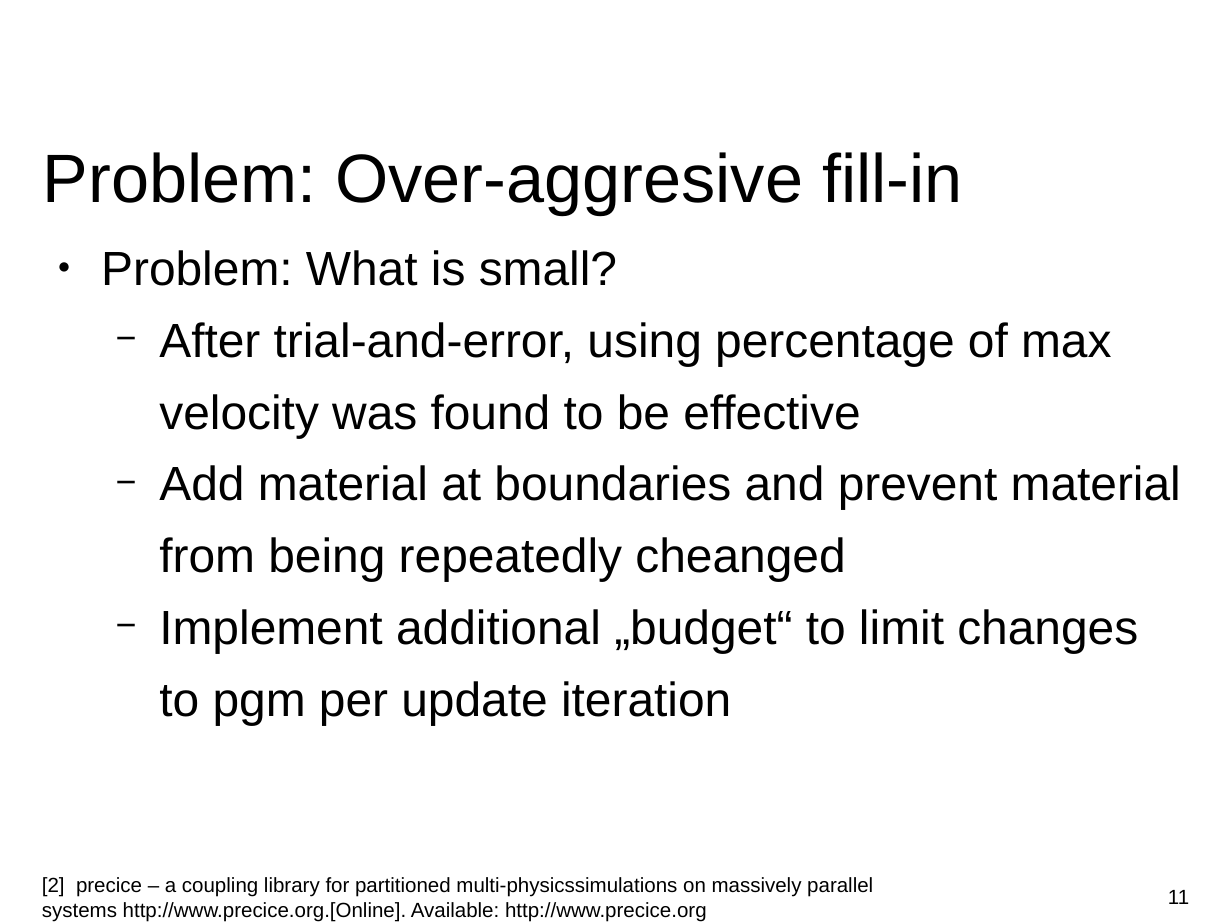
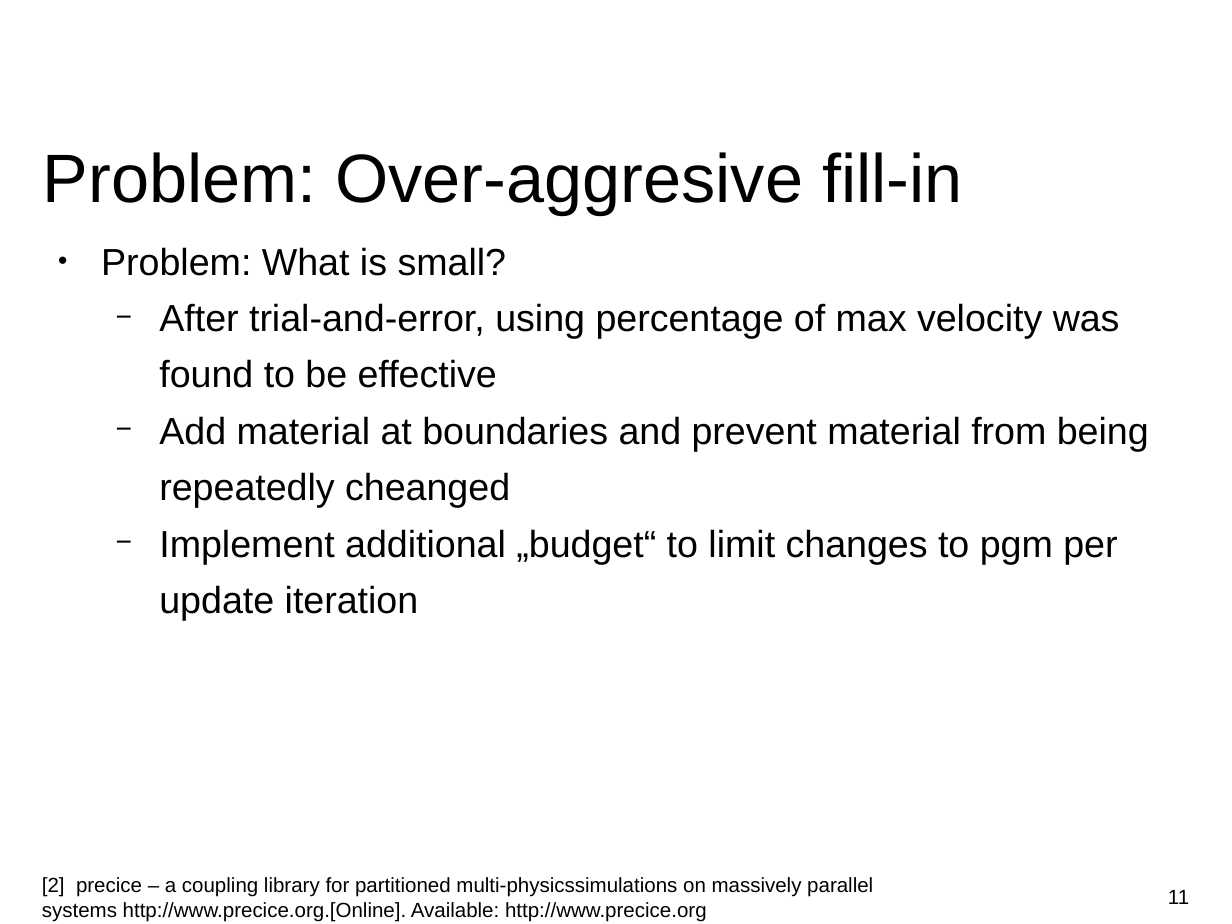
Before and after one commit to huangq1234553/cfd-lab, a slide deck: slide 11 of Presentation/Presentation.odp. Drawn at 1232x924 pixels with LibreOffice and Linux fonts; fonts in the diff are those of the drawing; background and template pictures are left out. Boxes give left, top, right and bottom in pixels: in the first picture for what was removed or moved away, otherwise in the second. Text is boxed around its words. In the diff, an @@ line names an element or a change of style, - is before the commit and + after.

```diff
--- a/Presentation/Presentation.odp
+++ b/Presentation/Presentation.odp
@@ text "Problem: What is small?" at box(101, 247, 1149, 620): size 28 to 22 pt @@
```
Also in this commit, not shown: 14 other slides changed.
